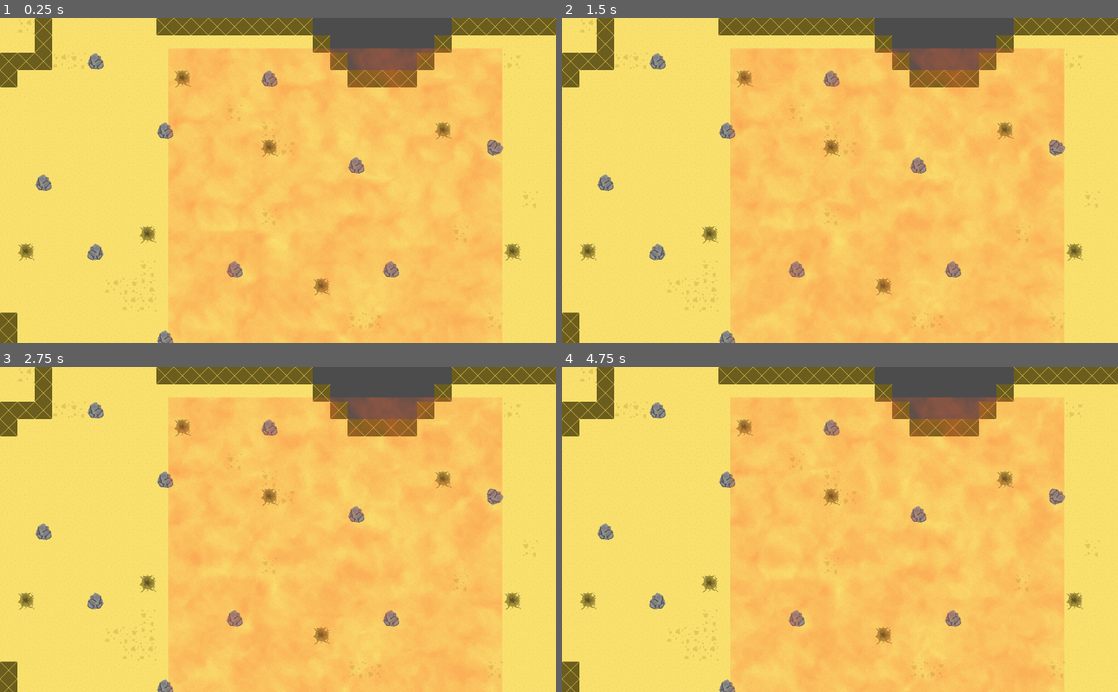
Above: before the commit, frames 1-4 (two rows, left to right).
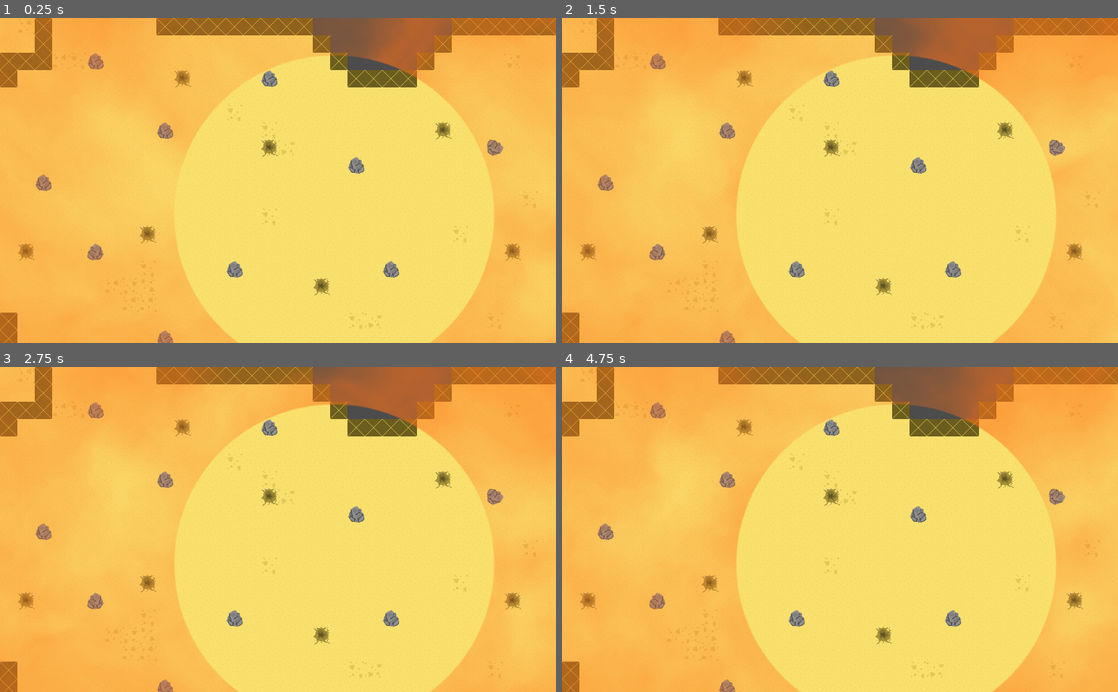
Above: after the commit, the same moments.

Repository: stranker/HellCommander
Game: Godot game, scene res://Scenes/GameScene.tscn
Two runs of this game, one before a commit and one after it. Both use one fixed random seed, a clock stepped at 60 frames per second and the inputs below. This scene is started directly instead of the project's main scene.
Inputs (mouse positions are in pixels of both pictures, inside the frame that each line leads up to):
- Up to frame 1 (0.25 s): no input
- Up to frame 2 (1.5 s): tap Enter at 0.5 s; move the mouse to (962, 164) at 0.52 s; tap Z at 0.6 s; click (962, 164) at 0.67 s; drag from (728, 196) to (650, 138) at 1.27 s
- Up to frame 3 (2.75 s): move the mouse to (333, 458) at 2.02 s; tap Z at 2.1 s; click (333, 458) at 2.17 s
- Up to frame 4 (4.75 s): drag from (812, 594) to (673, 480) at 2.77 s; move the mouse to (1006, 578) at 3.52 s; tap Z at 3.6 s; click (1006, 578) at 3.67 s; drag from (673, 480) to (895, 562) at 4.27 s

The runs differ from the first frame. In frame 1, 65% of the frame differs, in the area x 0-100%, y 0-100%; in frame 2, 70%; in frame 3, 69%; in frame 4, 70%.

Commit message:
Add new sprites to tanks and full function AreaCircle shader

Diff:
--- a/Object/AreaCircle.tscn
+++ b/Object/AreaCircle.tscn
@@ -1,6 +1,7 @@
 [gd_scene load_steps=6 format=2]
 
-[ext_resource path="res://Sprites/InnerCircle.png" type="Texture" id=1]
+[ext_resource path="res://Object/Effect/AreaCircle.shader" type="Shader" id=1]
+[ext_resource path="res://Sprites/AreaCircle.png" type="Texture" id=2]
 
 [sub_resource type="GDScript" id=1]
 script/source = "extends Area2D
@@ -68,75 +69,25 @@
 func is_player_outside(p):
 	return p.global_position.distance_to(global_position) > circle_radius"
 
-[sub_resource type="Shader" id=3]
-code = "shader_type canvas_item;
+[sub_resource type="ShaderMaterial" id=3]
+shader = ExtResource( 1 )
+shader_param/color = Vector3( 1, 0.45, 0.1 )
+shader_param/OCTAVES = 6
+shader_param/mask_texture = ExtResource( 2 )
 
-// Gonkee's fog shader for Godot 3 - full tutorial https://youtu.be/QEaTsz_0o44
-// If you use this shader, I would prefer it if you gave credit to me and my channel
-
-uniform vec3 color = vec3(1, 0.4, 0.2);
-uniform int OCTAVES = 4;
-
-float rand(vec2 coord){
-	return fract(sin(dot(coord, vec2(56, 78)) * 100.0) * 800.0);
-}
-
-float noise(vec2 coord){
-	vec2 i = floor(coord);
-	vec2 f = fract(coord);
-
-	// 4 corners of a rectangle surrounding our point
-	float a = rand(i);
-	float b = rand(i + vec2(1.0, 0.0));
-	float c = rand(i + vec2(0.0, 1.0));
-	float d = rand(i + vec2(1.0, 1.0));
-
-	vec2 cubic = f * f * (3.0 - 2.0 * f);
-
-	return mix(a, b, cubic.x) + (c - a) * cubic.y * (1.0 - cubic.x) + (d - b) * cubic.x * cubic.y;
-}
-
-float fbm(vec2 coord){
-	float value = 0.0;
-	float scale = 0.5;
-
-	for(int i = 0; i < OCTAVES; i++){
-		value += noise(coord) * scale;
-		coord *= 2.0;
-		scale *= 0.5;
-	}
-	return value;
-}
-
-void fragment() {
-	vec2 coord = UV * 20.0;
-
-	vec2 motion = vec2( fbm(coord + vec2(TIME * -0.2, TIME * 1.5)) );
-
-	float final = fbm(coord + motion);
-
-	COLOR = vec4(color, final * 0.5);
-}"
-
-[sub_resource type="ShaderMaterial" id=4]
-shader = SubResource( 3 )
-shader_param/color = Vector3( 1, 0.4, 0.2 )
-shader_param/OCTAVES = 4
-
-[sub_resource type="CircleShape2D" id=2]
+[sub_resource type="CircleShape2D" id=4]
 radius = 500.0
 
 [node name="AreaCircle" type="Area2D"]
 script = SubResource( 1 )
 
 [node name="OuterCircle" type="Sprite" parent="."]
-material = SubResource( 4 )
+material = SubResource( 3 )
 scale = Vector2( 2, 2 )
-texture = ExtResource( 1 )
+texture = ExtResource( 2 )
 
 [node name="CollisionShape2D" type="CollisionShape2D" parent="."]
-visible = false
-shape = SubResource( 2 )
+shape = SubResource( 4 )
 
 [node name="ReduceTimer" type="Timer" parent="."]
 wait_time = 5.0
--- /dev/null
+++ b/Object/Effect/AreaCircle.shader
@@ -0,0 +1,49 @@
+shader_type canvas_item;
+
+// Gonkee's fog shader for Godot 3 - full tutorial https://youtu.be/QEaTsz_0o44
+// If you use this shader, I would prefer it if you gave credit to me and my channel
+
+uniform vec3 color = vec3(1, 0.4, 0.2);
+uniform int OCTAVES = 4;
+uniform sampler2D mask_texture;
+
+float rand(vec2 coord){
+	return fract(sin(dot(coord, vec2(56, 78)) * 100.0) * 1500.0);
+}
+
+float noise(vec2 coord){
+	vec2 i = floor(coord);
+	vec2 f = fract(coord);
+
+	// 4 corners of a rectangle surrounding our point
+	float a = rand(i);
+	float b = rand(i + vec2(1.0, 0.0));
+	float c = rand(i + vec2(0.0, 1.0));
+	float d = rand(i + vec2(1.0, 1.0));
+
+	vec2 cubic = f * f * (3.0 - 2.0 * f);
+
+	return mix(a, b, cubic.x) + (c - a) * cubic.y * (1.0 - cubic.x) + (d - b) * cubic.x * cubic.y;
+}
+
+float fbm(vec2 coord){
+	float value = 0.0;
+	float scale = 0.5;
+
+	for(int i = 0; i < OCTAVES; i++){
+		value += noise(coord) * scale;
+		coord *= 2.0;
+		scale *= 0.5;
+	}
+	return value;
+}
+
+void fragment() {
+	vec2 coord = UV * 20.0;
+
+	vec2 motion = vec2( fbm(coord + vec2(TIME * -0.2, TIME * 1.5)) );
+
+	float final = fbm(coord + motion);
+
+	COLOR = vec4(color, final * texture(mask_texture,UV).a * 0.8);
+}
--- a/Object/PlayerTank.tscn
+++ b/Object/PlayerTank.tscn
@@ -4,7 +4,7 @@
 [ext_resource path="res://Sprites/Heal.png" type="Texture" id=2]
 [ext_resource path="res://Sprites/Particle.png" type="Texture" id=3]
 [ext_resource path="res://Sprites/PlayerTank.png" type="Texture" id=4]
-[ext_resource path="res://Sprites/PlayerTurret.png" type="Texture" id=5]
+[ext_resource path="res://Sprites/TankTurret.png" type="Texture" id=5]
 [ext_resource path="res://UI/Display.tscn" type="PackedScene" id=6]
 [ext_resource path="res://Object/CameraShake.tscn" type="PackedScene" id=7]
 [ext_resource path="res://Sprites/Explosion.png" type="Texture" id=8]
@@ -438,7 +438,7 @@
 color_ramp = SubResource( 33 )
 
 [sub_resource type="RectangleShape2D" id=37]
-extents = Vector2( 15.7986, 14.9761 )
+extents = Vector2( 13.0159, 12.1292 )
 
 [sub_resource type="Animation" id=38]
 tracks/0/type = "value"
@@ -685,7 +685,7 @@
 "
 
 [sub_resource type="CircleShape2D" id=44]
-radius = 21.905
+radius = 9.50404
 
 [node name="PlayerTank" type="KinematicBody2D" groups=[
 "Tank",
@@ -697,6 +697,7 @@
 editor/display_folded = true
 
 [node name="HealParticles" type="Particles2D" parent="Effects"]
+position = Vector2( -0.208328, 0 )
 emitting = false
 amount = 12
 lifetime = 3.0
@@ -708,6 +709,7 @@
 texture = ExtResource( 2 )
 
 [node name="ExpParticles" type="Particles2D" parent="Effects"]
+position = Vector2( 0, -0.0694427 )
 emitting = false
 amount = 30
 lifetime = 2.0
@@ -717,6 +719,7 @@
 process_material = SubResource( 11 )
 
 [node name="DoubleDamage" type="Particles2D" parent="Effects"]
+position = Vector2( -0.0694427, 0 )
 emitting = false
 amount = 200
 speed_scale = 0.7
@@ -729,7 +732,7 @@
 
 [node name="Exhaust" type="Particles2D" parent="Particles"]
 show_behind_parent = true
-position = Vector2( -14.3591, -9.3946e-008 )
+position = Vector2( -15.2087, -0.0694427 )
 rotation = 3.14159
 amount = 20
 lifetime = 0.5
@@ -739,7 +742,7 @@
 
 [node name="Dust" type="Particles2D" parent="Particles"]
 show_behind_parent = true
-position = Vector2( -15.9929, 13.1545 )
+position = Vector2( -17.2226, 10.3058 )
 rotation = 3.14159
 amount = 30
 speed_scale = 2.0
@@ -748,7 +751,7 @@
 
 [node name="Dust2" type="Particles2D" parent="Particles"]
 show_behind_parent = true
-position = Vector2( -15.3316, -12.8242 )
+position = Vector2( -17.5699, -10.7919 )
 rotation = 3.14159
 amount = 30
 speed_scale = 2.0
@@ -757,7 +760,7 @@
 
 [node name="Trail" type="Particles2D" parent="Particles"]
 show_behind_parent = true
-position = Vector2( -12, 13 )
+position = Vector2( -13.9726, 10.3058 )
 rotation = 3.14159
 amount = 100
 lifetime = 5.0
@@ -766,7 +769,7 @@
 
 [node name="Trail2" type="Particles2D" parent="Particles"]
 show_behind_parent = true
-position = Vector2( -12, -13 )
+position = Vector2( -14.042, -10.5141 )
 rotation = 3.14159
 amount = 100
 lifetime = 5.0
@@ -775,15 +778,16 @@
 
 [node name="Body" type="Sprite" parent="."]
 texture = ExtResource( 4 )
-hframes = 4
+hframes = 3
 
 [node name="Turret" type="Sprite" parent="."]
 editor/display_folded = true
+scale = Vector2( 0.5, 0.5 )
 texture = ExtResource( 5 )
 
 [node name="ShootPos" type="Position2D" parent="Turret"]
 editor/display_folded = true
-position = Vector2( 16.0979, -0.452896 )
+position = Vector2( 37.6366, -0.00416934 )
 
 [node name="Particles" type="Particles2D" parent="Turret/ShootPos"]
 show_behind_parent = true
@@ -800,6 +804,7 @@
 [node name="Tween" type="Tween" parent="Turret"]
 
 [node name="Colision" type="CollisionShape2D" parent="."]
+position = Vector2( -2.28358, 0.159054 )
 shape = SubResource( 37 )
 
 [node name="ShootTime" type="Timer" parent="."]
@@ -841,10 +846,11 @@
 one_shot = true
 
 [node name="Detector" type="Area2D" parent="."]
-editor/display_folded = true
+position = Vector2( -0.0897446, 0.0897484 )
 script = SubResource( 43 )
 
 [node name="CollisionShape2D" type="CollisionShape2D" parent="Detector"]
+position = Vector2( -1.10183, -0.110184 )
 shape = SubResource( 44 )
 
 [connection signal="timeout" from="ShootTime" to="." method="_on_ShootTime_timeout"]
--- a/UI/Display.tscn
+++ b/UI/Display.tscn
@@ -123,13 +123,14 @@
 }
 
 [node name="Display" type="Node2D"]
+editor/display_folded = true
 script = SubResource( 1 )
 
 [node name="HealthBarTween" type="TextureProgress" parent="."]
-margin_left = -22.0
-margin_top = -34.0
-margin_right = 23.0
-margin_bottom = -28.0
+margin_left = -21.7002
+margin_top = -31.9015
+margin_right = 23.2998
+margin_bottom = -25.9015
 max_value = 5.0
 step = 0.0
 value = 5.0
@@ -138,20 +139,20 @@
 nine_patch_stretch = true
 
 [node name="HealthBar" type="TextureProgress" parent="."]
-margin_left = -22.0
-margin_top = -34.0
-margin_right = 23.0
-margin_bottom = -28.0
+margin_left = -21.7002
+margin_top = -31.9015
+margin_right = 23.2998
+margin_bottom = -25.9015
 max_value = 5.0
 value = 4.0
 texture_progress = ExtResource( 3 )
 nine_patch_stretch = true
 
 [node name="ShieldBarTween" type="TextureProgress" parent="."]
-margin_left = -22.0
-margin_top = -27.0
-margin_right = 23.0
-margin_bottom = -21.0
+margin_left = -21.7002
+margin_top = -24.9015
+margin_right = 23.2998
+margin_bottom = -18.9015
 max_value = 5.0
 step = 0.0
 value = 5.0
@@ -160,20 +161,20 @@
 nine_patch_stretch = true
 
 [node name="ShieldBar" type="TextureProgress" parent="."]
-margin_left = -22.0
-margin_top = -27.0
-margin_right = 23.0
-margin_bottom = -21.0
+margin_left = -21.7002
+margin_top = -24.9015
+margin_right = 23.2998
+margin_bottom = -18.9015
 max_value = 5.0
 value = 3.0
 texture_progress = ExtResource( 5 )
 nine_patch_stretch = true
 
 [node name="PlayerName" type="Label" parent="."]
-margin_left = -66.0
-margin_top = -48.0
-margin_right = 66.0
-margin_bottom = -34.0
+margin_left = -65.7002
+margin_top = -45.9015
+margin_right = 66.2998
+margin_bottom = -31.9015
 custom_colors/font_color_shadow = Color( 0, 0, 0, 1 )
 custom_constants/shadow_as_outline = 1
 text = "Ricardo"
Binary file changed: Sprites/AreaCircle.png
Binary file changed: Sprites/PlayerTank.png
Binary file removed: Sprites/PlayerTurret.png
Binary file added: Sprites/TankTurret.png
Not shown, changed: Sprites/TankTurret.png.import
